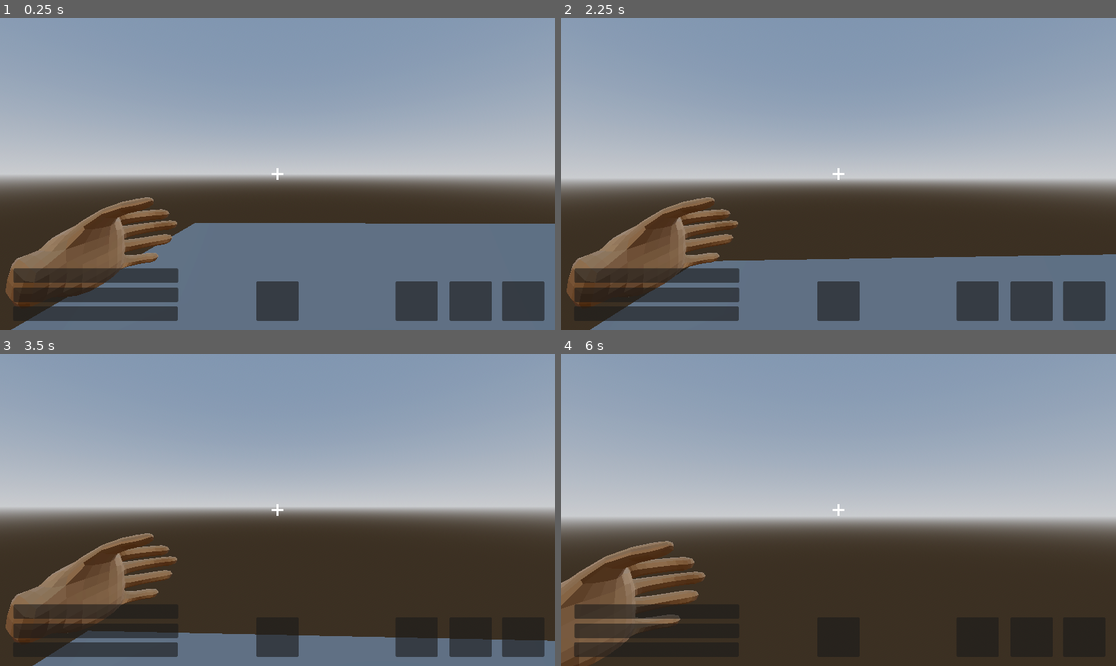
Above: before the commit, frames 1-4 (two rows, left to right).
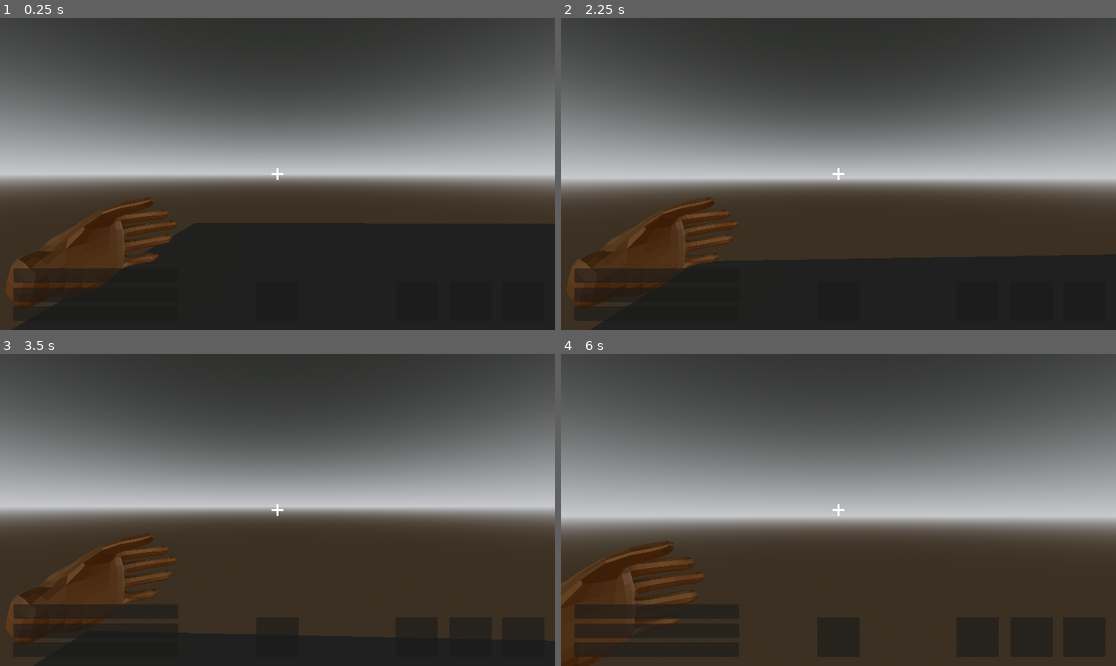
Above: after the commit, the same moments.

Repository: TeamKhaos/Echoes-of-Deep
Game: Godot game, scene res://scenes/plataforma.tscn
Two runs of this game, one before a commit and one after it. Both use one fixed random seed, a clock stepped at 60 frames per second and the inputs below. The project has no main scene, so this scene is started directly.
Inputs (mouse positions are in pixels of both pictures, inside the frame that each line leads up to):
- Up to frame 1 (0.25 s): no input
- Up to frame 2 (2.25 s): move the mouse to (866, 174) at 0.52 s; hold W (Up) from 0.53 s (still down); tap E (Interact) at 0.6, 1.55 s; click (866, 174) at 0.67 s; move the mouse to (810, 174) at 1.27 s; tap Shift (Crouch) at 1.35 s; click (810, 174) at 1.42 s; move the mouse to (849, 167) at 2.02 s; tap Q (Drop) at 2.1 s; click (849, 167) at 2.17 s
- Up to frame 3 (3.5 s): keep holding W (Up); tap E (Interact) at 2.3, 2.85 s; move the mouse to (271, 516) at 2.77 s; click (271, 516) at 2.92 s
- Up to frame 4 (6 s): move the mouse to (877, 513) at 3.52 s; tap F (Microphone) at 3.6 s; click (877, 513) at 3.67 s; tap E (Interact) at 3.8, 4.55, 5.3, 5.85 s; move the mouse to (794, 506) at 4.27 s; right-click (794, 506) at 4.35 s; click (794, 506) at 4.42 s; tap Enter at 5 s; move the mouse to (844, 510) at 5.02 s; hold Ctrl 5.03-5.78 s; click (844, 510) at 5.17 s; tap Space at 5.75 s; move the mouse to (816, 503) at 5.77 s; release W (Up) at 5.78 s; hold D (Right) from 5.78 s (still down); click (816, 503) at 5.92 s

The runs differ from the first frame. In frame 1, 75% of the frame differs, in the area x 0-100%, y 0-100%; in frame 2, 69%; in frame 3, 56%; in frame 4, 49%.

Commit message:
add fire particles for campfire

Diff:
--- a/scenes/plataforma.tscn
+++ b/scenes/plataforma.tscn
@@ -1,15 +1,13 @@
-[gd_scene load_steps=13 format=3 uid="uid://c6fhcls1wqh8"]
+[gd_scene load_steps=12 format=3 uid="uid://c6fhcls1wqh8"]
 
 [ext_resource type="PackedScene" uid="uid://0n2ppdjdgm7e" path="res://scenes/player/player.tscn" id="1_bc5n3"]
 [ext_resource type="PackedScene" uid="uid://b73eyetc8mca0" path="res://scenes/objets/palo.tscn" id="2_4jb62"]
 [ext_resource type="PackedScene" uid="uid://ci0tkyqdlb68j" path="res://scenes/objets/comida_1.tscn" id="3_ke8ey"]
 [ext_resource type="PackedScene" uid="uid://n5p1stc4i1qx" path="res://scenes/objets/botella.tscn" id="4_14w5t"]
 [ext_resource type="PackedScene" uid="uid://ck2jw8uvvaghg" path="res://scenes/scenary_objects/fogata.tscn" id="5_sfnd5"]
-[ext_resource type="PackedScene" uid="uid://b5dn3ksjod3aw" path="res://scenes/objets/encendedor.tscn" id="6_lxy4y"]
 
 [sub_resource type="ProceduralSkyMaterial" id="ProceduralSkyMaterial_rkcww"]
-sky_horizon_color = Color(0.66224277, 0.6717428, 0.6867428, 1)
-ground_horizon_color = Color(0.66224277, 0.6717428, 0.6867428, 1)
+sky_top_color = Color(0.152127, 0.15663025, 0.14990631, 1)
 
 [sub_resource type="Sky" id="Sky_4jb62"]
 sky_material = SubResource("ProceduralSkyMaterial_rkcww")
@@ -66,6 +64,3 @@
 
 [node name="fogata" parent="." instance=ExtResource("5_sfnd5")]
 transform = Transform3D(1, 0, 0, 0, 1, 0, 0, 0, 1, 5.0296555, 0.86422074, 0)
-
-[node name="RigidBody3D" parent="." instance=ExtResource("6_lxy4y")]
-transform = Transform3D(1, 0, 0, 0, 1, 0, 0, 0, 1, -2.0817564, 0.4640235, 1.049648)
--- a/scenes/scenary_objects/fogata.tscn
+++ b/scenes/scenary_objects/fogata.tscn
@@ -1,13 +1,18 @@
-[gd_scene load_steps=3 format=3 uid="uid://ck2jw8uvvaghg"]
+[gd_scene load_steps=5 format=3 uid="uid://ck2jw8uvvaghg"]
 
+[ext_resource type="Script" uid="uid://d21pdgh0l5rjn" path="res://scripts/objects/fogata.gd" id="1_6upew"]
 [ext_resource type="PackedScene" uid="uid://djxh01a1yw5rw" path="res://resources/models/Fogata.glb" id="1_120bh"]
+[ext_resource type="PackedScene" uid="uid://d1tfe3afuf4e5" path="res://scenes/scenary_objects/particula_fuego.tscn" id="1_rswcy"]
 
 [sub_resource type="BoxShape3D" id="BoxShape3D_120bh"]
 size = Vector3(3.3892899, 2.3814087, 3.5925903)
 
 [node name="fogata" type="Node3D"]
+script = ExtResource("1_6upew")
 
-[node name="StaticBody3D" type="StaticBody3D" parent="."]
+[node name="StaticBody3D" type="StaticBody3D" parent="." groups=["interactable"]]
+
+[node name="fuego" parent="StaticBody3D" instance=ExtResource("1_rswcy")]
 
 [node name="Fogata" parent="StaticBody3D" instance=ExtResource("1_120bh")]
 transform = Transform3D(1, 0, 0, 0, 1, 0, 0, 0, 1, 0.000995338, 0.0069241524, -0.0041931868)
--- /dev/null
+++ b/scenes/scenary_objects/particula_fuego.tscn
@@ -0,0 +1,53 @@
+[gd_scene load_steps=8 format=3 uid="uid://d1tfe3afuf4e5"]
+
+[ext_resource type="Texture2D" uid="uid://cmojehe3b3iup" path="res://resources/images/humo.png" id="1_r2t0v"]
+
+[sub_resource type="StandardMaterial3D" id="StandardMaterial3D_kd2tj"]
+transparency = 1
+vertex_color_use_as_albedo = true
+albedo_texture = ExtResource("1_r2t0v")
+emission_enabled = true
+emission = Color(0.95686275, 0.7529412, 0.10980392, 1)
+emission_energy_multiplier = 3.0
+billboard_mode = 1
+
+[sub_resource type="Gradient" id="Gradient_oh34a"]
+offsets = PackedFloat32Array(0, 0.45454547)
+colors = PackedColorArray(0, 0, 0, 0, 1, 1, 1, 1)
+
+[sub_resource type="GradientTexture1D" id="GradientTexture1D_c38fn"]
+gradient = SubResource("Gradient_oh34a")
+
+[sub_resource type="ParticleProcessMaterial" id="ParticleProcessMaterial_grdq2"]
+emission_shape_scale = Vector3(0.2, 0.2, 0.2)
+emission_shape = 1
+emission_sphere_radius = 1.0
+gravity = Vector3(0, 2, 0)
+color_ramp = SubResource("GradientTexture1D_c38fn")
+
+[sub_resource type="QuadMesh" id="QuadMesh_8pkia"]
+
+[sub_resource type="StandardMaterial3D" id="StandardMaterial3D_n2hb2"]
+render_priority = -1
+transparency = 1
+vertex_color_use_as_albedo = true
+albedo_color = Color(0.47397572, 0.47397572, 0.47397572, 1)
+albedo_texture = ExtResource("1_r2t0v")
+emission = Color(0.95686275, 0.7529412, 0.10980392, 1)
+emission_energy_multiplier = 3.0
+billboard_mode = 1
+
+[node name="fuego" type="Node3D"]
+
+[node name="fuegoprimario" type="GPUParticles3D" parent="."]
+material_override = SubResource("StandardMaterial3D_kd2tj")
+process_material = SubResource("ParticleProcessMaterial_grdq2")
+draw_pass_1 = SubResource("QuadMesh_8pkia")
+
+[node name="OmniLight3D" type="OmniLight3D" parent="fuegoprimario"]
+
+[node name="humo" type="GPUParticles3D" parent="."]
+material_override = SubResource("StandardMaterial3D_n2hb2")
+lifetime = 1.3
+process_material = SubResource("ParticleProcessMaterial_grdq2")
+draw_pass_1 = SubResource("QuadMesh_8pkia")
--- a/scripts/objects/comida1.gd
+++ b/scripts/objects/comida1.gd
@@ -3,7 +3,7 @@
 @export var item_id: String = "food" # Changed item_id to "comida1"
 var original_scale: Vector3
 # --- NOTA: Puede que necesites actualizar esta ruta al nodo de tu malla (Mesh) ---
-@onready var mesh = $MeshInstance3D
+#@onready var mesh = $MeshInstance3D
 
 # --- LÓGICA DE ILUMINACIÓN (COMENTADA) ---
 # var outlined_material: Material
--- a/scripts/objects/encendedor.gd
+++ b/scripts/objects/encendedor.gd
@@ -3,7 +3,7 @@
 @export var item_id: String = "encendedor" # Changed item_id to "encendedor"
 var original_scale: Vector3
 # --- NOTA: Puede que necesites actualizar esta ruta al nodo de tu malla (Mesh) ---
-@onready var mesh = $MeshInstance3D
+#@onready var mesh = $MeshInstance3D
 
 # --- LÓGICA DE ILUMINACIÓN (COMENTADA) ---
 # var outlined_material: Material
--- /dev/null
+++ b/scripts/objects/fogata.gd
@@ -0,0 +1,12 @@
+extends Node3D
+
+@onready var fuego_node = $StaticBody3D/fuego # Assuming "fuego" is a direct child Node3D
+
+func _ready() -> void:
+	if fuego_node:
+		fuego_node.visible = false
+
+func mouse_interaction(player_node):
+	# Toggle the visibility of the fuego node
+	if fuego_node:
+		fuego_node.visible = not fuego_node.visible
--- a/scripts/objects/palo.gd
+++ b/scripts/objects/palo.gd
@@ -3,7 +3,8 @@
 @export var item_id: String = "palo" # Changed item_id to "palo"
 var original_scale: Vector3
 # --- NOTA: Puede que necesites actualizar esta ruta al nodo de tu malla (Mesh) ---
-@onready var mesh = $MeshInstance3D
+
+#@onready var mesh = $MeshInstance3D
 
 # --- LÓGICA DE ILUMINACIÓN (COMENTADA) ---
 # var outlined_material: Material
--- a/scripts/player/interaction_handler.gd
+++ b/scripts/player/interaction_handler.gd
@@ -5,9 +5,9 @@
 @export var hud : Node # <- asignado desde el editor, no lo toques en código
 
 var can_interact := true
-var current_object
+var current_object : Node3D
 var already_interacted := false
-var last_interactable = null
+var last_interactable : Node3D = null
 
 func _ready():
 	if hud == null:
@@ -15,22 +15,32 @@
 	else:
 		print("✅ HUD asignado correctamente:", hud.name)
 
+
 func _process(_delta):
 	if hud == null:
-		return # si no está asignado, no intenta usarlo
+		return
 
-	interact()
-	check_if_looking()
+	# Un solo raycast por frame (más rendimiento y consistencia)
+	var interaction_ray = MouseRayCast.calc_3D_interactions(interact_layer, 20)
+
+	# Se usan los mismos datos para ambas comprobaciones
+	interact(interaction_ray)
+	check_if_looking(interaction_ray)
 
 
-func interact():
-	var interaction_ray = MouseRayCast.calc_3D_interactions(interact_layer, 3)
+func interact(interaction_ray):
 	var new_interactable = null
+
 	if interaction_ray:
 		var collider = interaction_ray.collider
 		if collider.is_in_group("interactable") and can_interact:
-			new_interactable = collider
+			# Prioriza método en el propio collider, o su owner si lo tiene
+			if collider.has_method("mouse_interaction"):
+				new_interactable = collider
+			elif collider.get_owner() and collider.get_owner().has_method("mouse_interaction"):
+				new_interactable = collider.get_owner()
 
+	# Cambio de objetivo interactuable
 	if new_interactable != last_interactable:
 		if last_interactable:
 			if last_interactable.has_method("set_highlight"):
@@ -46,25 +56,27 @@
 
 		last_interactable = new_interactable
 
-	if last_interactable and Input.is_action_just_pressed("Interact"):
+	# Si se presiona el botón de interacción
+	if last_interactable and Input.is_action_just_pressed("Interact") and not already_interacted:
 		last_interactable.mouse_interaction(get_parent())
 		current_object = last_interactable
 		already_interacted = true
 		leave_interaction()
 
 
-
 func leave_interaction():
 	current_object = null
 	last_interactable = null
+	already_interacted = false
 	if hud:
 		hud.set_crosshair_interact(false)
 		hud.show_interact_prompt(false)
 
 
-func check_if_looking():
-	var interaction_ray = MouseRayCast.calc_3D_interactions(0b011, 20)
-	if interaction_ray:
-		var collider = interaction_ray.collider
-		if collider.is_in_group("lookable"):
-			collider._on_look_event()
+func check_if_looking(interaction_ray):
+	if not interaction_ray:
+		return
+
+	var collider = interaction_ray.collider
+	if collider.is_in_group("lookable") and collider.has_method("_on_look_event"):
+		collider._on_look_event()
Binary file added: resources/images/humo.png
Not shown, added: scripts/objects/fogata.gd.uid
